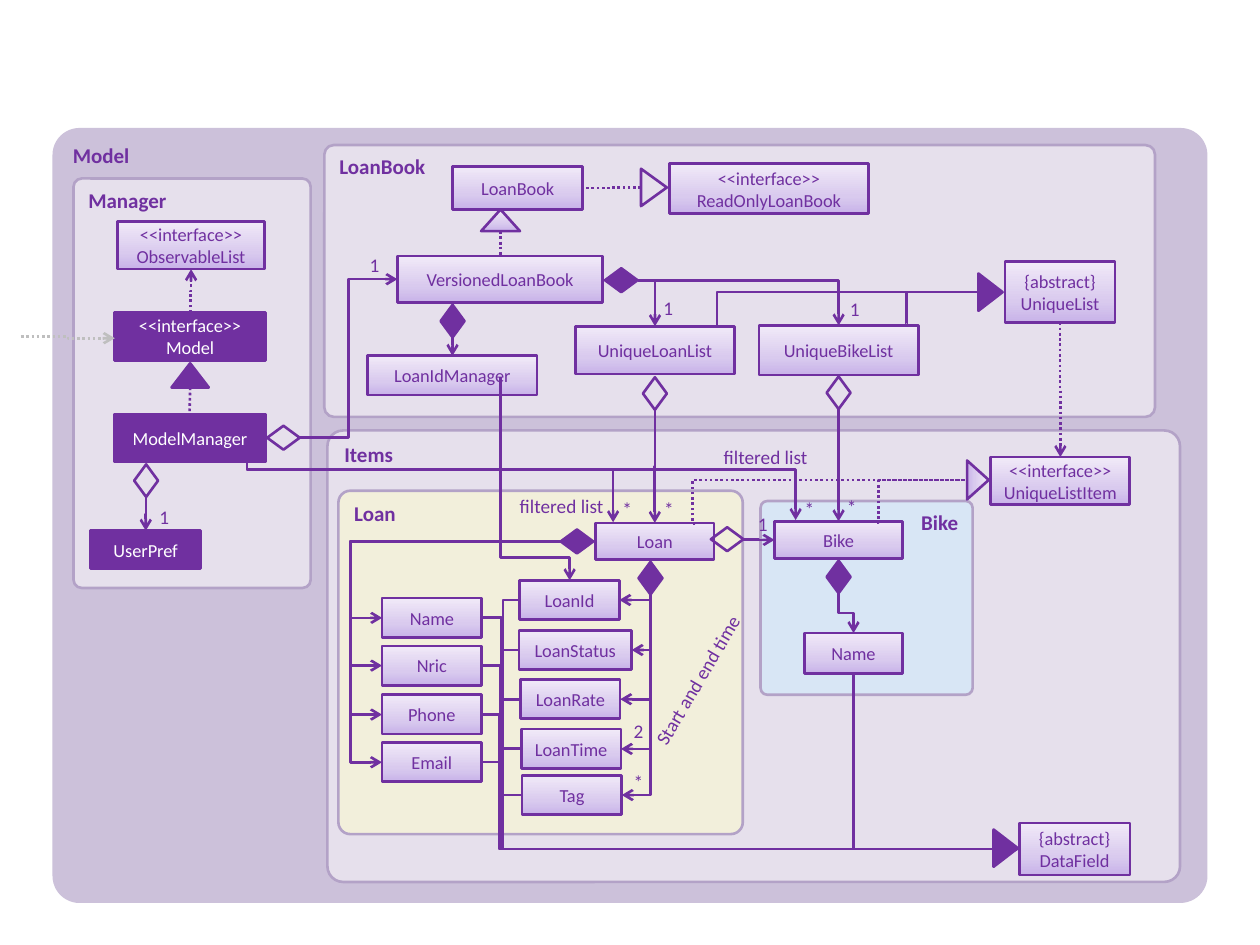
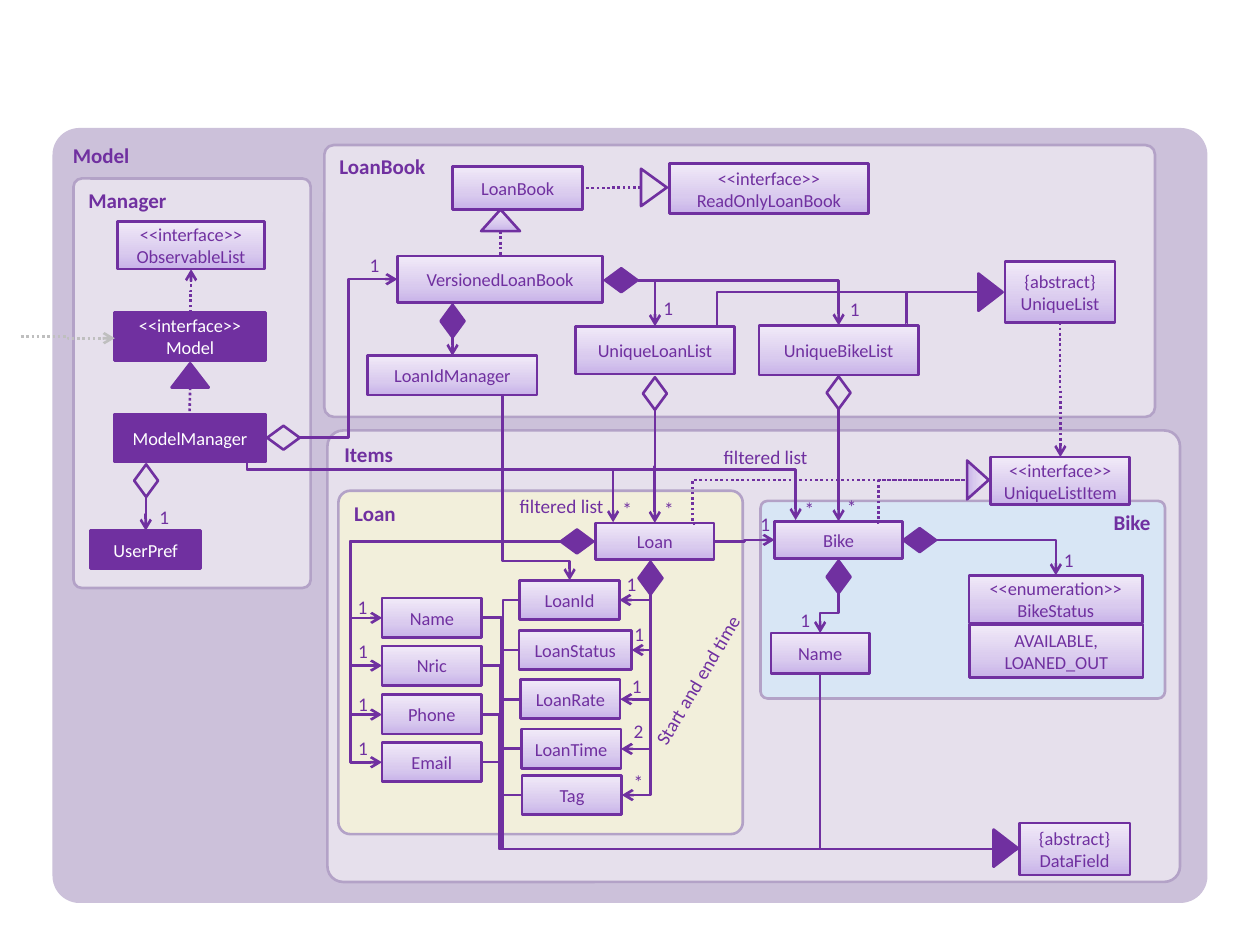
Before and after one commit to xantho09/main, a slide deck: slide 1 of docs/diagrams/ModelComponentClassDiagram.pptx. Drawn at 1260x945 pixels with LibreOffice and Linux fonts; fonts in the diff are those of the drawing. Boxes give left, top, right and bottom in pixels: in the first picture for what was removed or moved away, otherwise in the second. Text is boxed around its words. In the diff, an @@ line names an element or a change of style, - is before the commit and + after.

```diff
--- a/docs/diagrams/ModelComponentClassDiagram.pptx
+++ b/docs/diagrams/ModelComponentClassDiagram.pptx
@@ elbow arrow moved from (500, 377) - (570, 581) to (503, 396) - (570, 581) @@
@@ rounded rectangle "Bike": place and size @@
-rounded rectangle "Bike" at <box>761,501,973,696</box>
+rounded rectangle "Bike" at <box>761,501,1166,699</box>
@@ diamond: place and size @@
-diamond at <box>711,528,743,552</box>
+diamond at <box>903,528,936,552</box>
@@ diamond at <box>903,528,936,552</box>: fill none to #7030A0 @@
@@ elbow arrow moved from (743, 539) - (775, 541) to (714, 542) - (775, 541) @@
@@ elbow arrow added from (936, 541) to (1056, 576), #7030A0 1.5 pt @@
@@ text added at <box>1064,554,1074,567</box>, 11 pt, text #7030A0 @@
+1
@@ text added at <box>627,578,637,596</box>, 11 pt, text #7030A0 @@
+1
@@ elbow arrow moved from (839, 593) - (853, 633) to (839, 593) - (820, 633) @@
@@ rectangle added at <box>969,576,1143,624</box>, fill gradient #C9B5E8 to #D8CBEE to #F0EAF9, outline #7030A0 1.5 pt, 10.5 pt, text #7030A0 @@
+<<enumeration>>
+BikeStatus
@@ text added at <box>358,601,368,619</box>, 11 pt, text #7030A0 @@
+1
@@ text added at <box>634,628,644,646</box>, 11 pt, text #7030A0 @@
+1
@@ text added at <box>800,614,810,627</box>, 11 pt, text #7030A0 @@
+1
@@ rectangle added at <box>969,625,1143,678</box>, fill gradient #C9B5E8 to #D8CBEE to #F0EAF9, outline #7030A0 1.5 pt, 10.5 pt, text #7030A0 @@
+AVAILABLE,
+LOANED_OUT
@@ text added at <box>358,645,368,658</box>, 11 pt, text #7030A0 @@
+1
@@ rectangle "Name": place and size @@
-rectangle "Name" at <box>804,633,902,673</box>
+rectangle "Name" at <box>771,633,869,673</box>
@@ text added at <box>632,680,642,693</box>, 11 pt, text #7030A0 @@
+1
@@ elbow arrow moved from (853, 674) - (1019, 849) to (820, 674) - (1019, 849) @@
@@ text added at <box>358,698,368,716</box>, 11 pt, text #7030A0 @@
+1
@@ text added at <box>358,742,368,755</box>, 11 pt, text #7030A0 @@
+1
```
Also in this commit, not shown: 10 other files.
